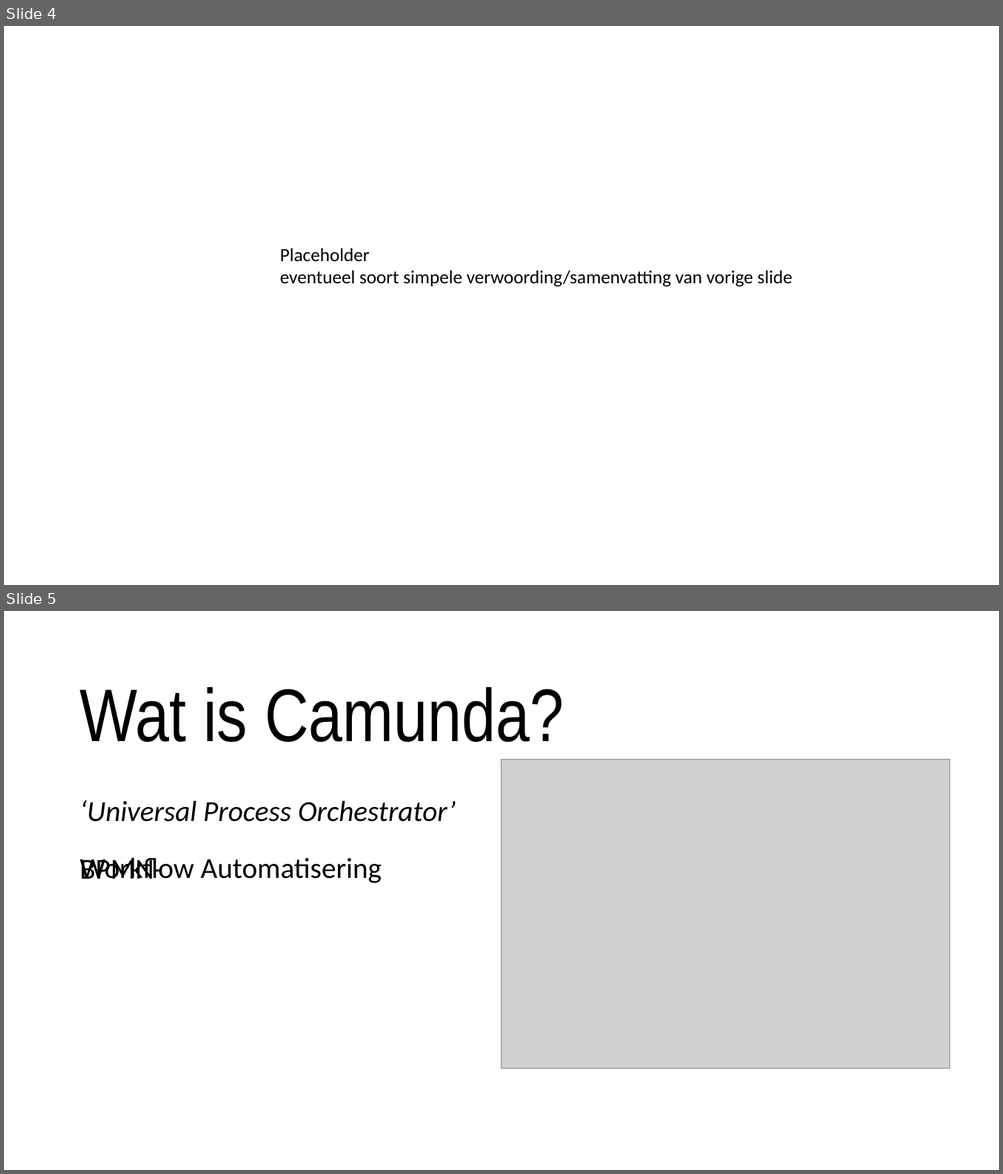
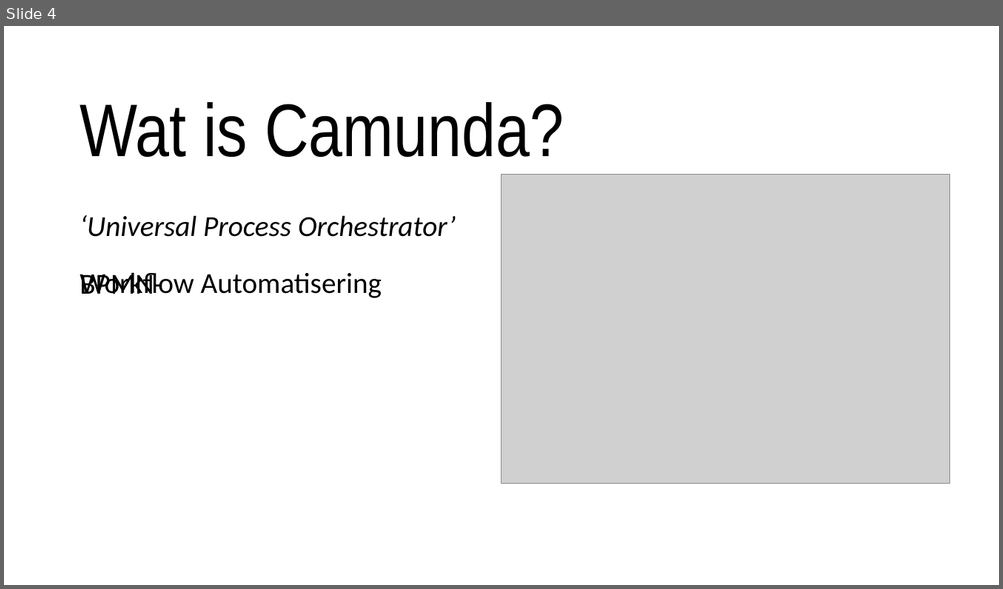
Before and after one commit to DennisVlaanderen/camunda-hands-on-workshop, a slide deck: Presentatie/Camunda_Brooks_JDI.pptx. Shown one above the other, each under a label of ours: slides 4 and 5 before the commit, slide 4 after it. The pictures are 1003x1174 and 1003x589 pixels, drawn with LibreOffice and Linux fonts; fonts in the diff are those of the drawing; grey boxes stand for pictures. Boxes give left, top, right and bottom in pixels: in the first picture for what was removed or moved away, otherwise in the second. Text is boxed around its words. In the diff, an @@ line names an element or a change of style, - is before the commit and + after.

```diff
--- a/Presentatie/Camunda_Brooks_JDI.pptx
+++ b/Presentatie/Camunda_Brooks_JDI.pptx
@@ slide 4 removed at box(4, 26, 999, 585), background #FFFFFF @@
@@ text removed at box(280, 248, 792, 287) @@
-Placeholder
-eventueel soort simpele verwoording/samenvatting van vorige slide
@@ what was slide 5 is now slide 4 @@
```
Also in this commit, not shown: 1 slide changed, 5 slides added, 3 other slides removed.
